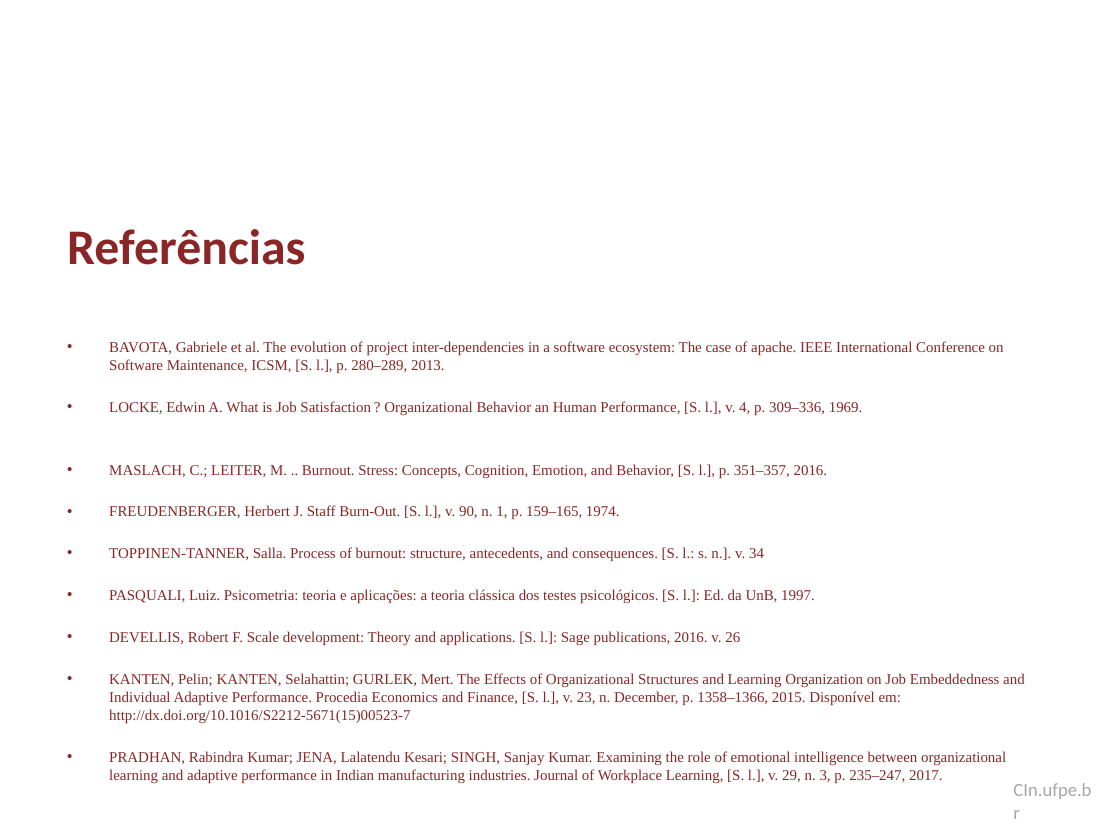
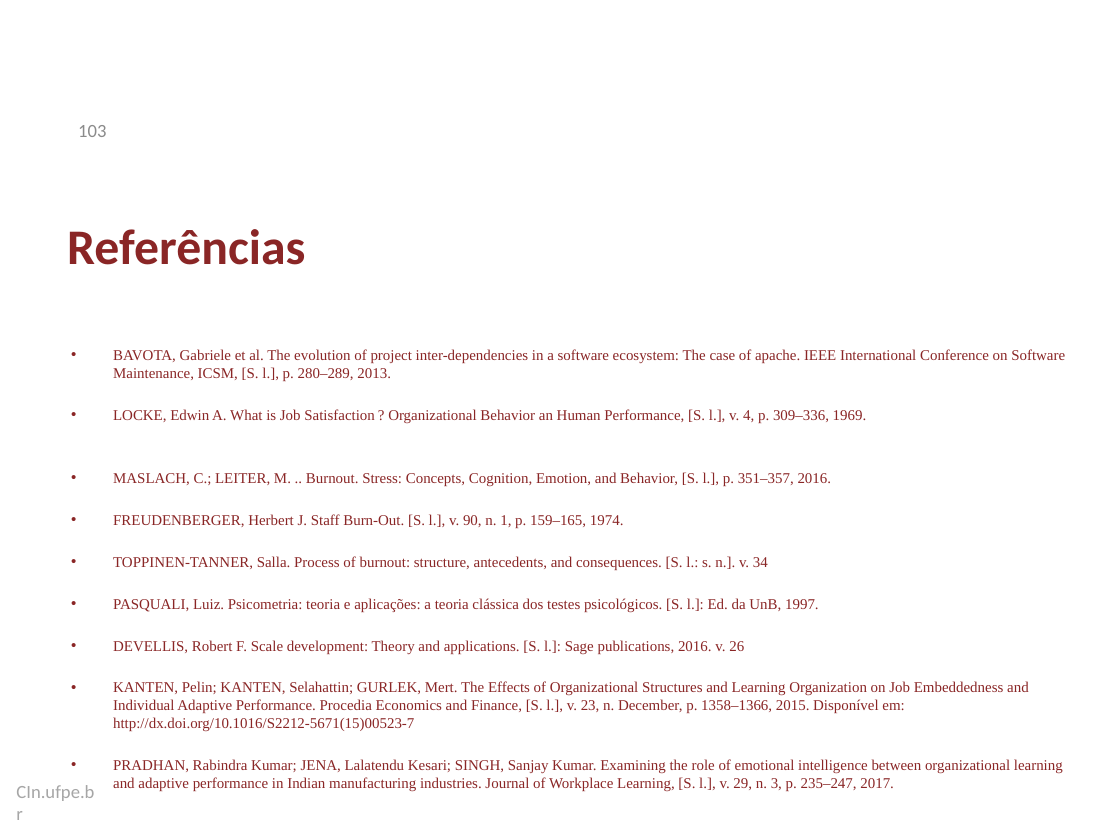
Before and after one commit to dan1lo/doutoradoR, a slide deck: slide 103 of apresentacao doutorado.pptx (slide 104 before the commit). Drawn at 1120x840 pixels with LibreOffice and Linux fonts; fonts in the diff are those of the drawing; background and template pictures are left out. Boxes give left, top, right and bottom in pixels: in the first picture for what was removed or moved away, otherwise in the second. Text is boxed around its words. In the diff, an @@ line names an element or a change of style, - is before the commit and + after.

```diff
--- a/apresentacao doutorado.pptx
+++ b/apresentacao doutorado.pptx
@@ page number added at (x1=78, y1=125, x2=106, y2=137), 12 pt, text #8C8C8C @@
+103
@@ text "BAVOTA, Gabriele et al. The ..." rewrapped from (x1=109, y1=341, x2=1025, y2=766) to (x1=113, y1=349, x2=1065, y2=774) @@
@@ text "CIn.ufpe.br" moved from (x1=1013, y1=783, x2=1091, y2=799) to (x1=16, y1=785, x2=94, y2=801) @@
```
Also in this commit, not shown: 98 other slides changed, 3 slides added, 4 slides removed, 1 other file.
